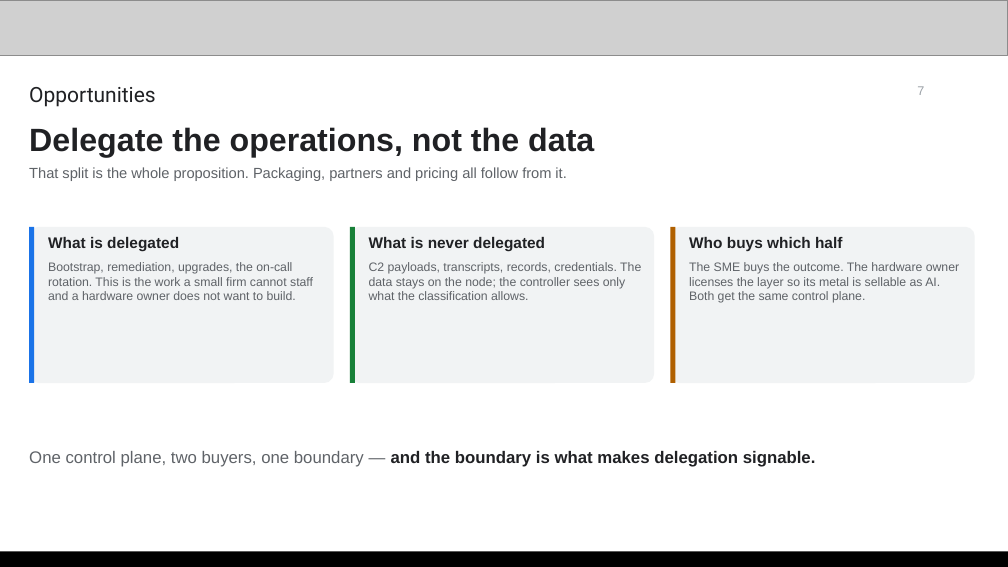
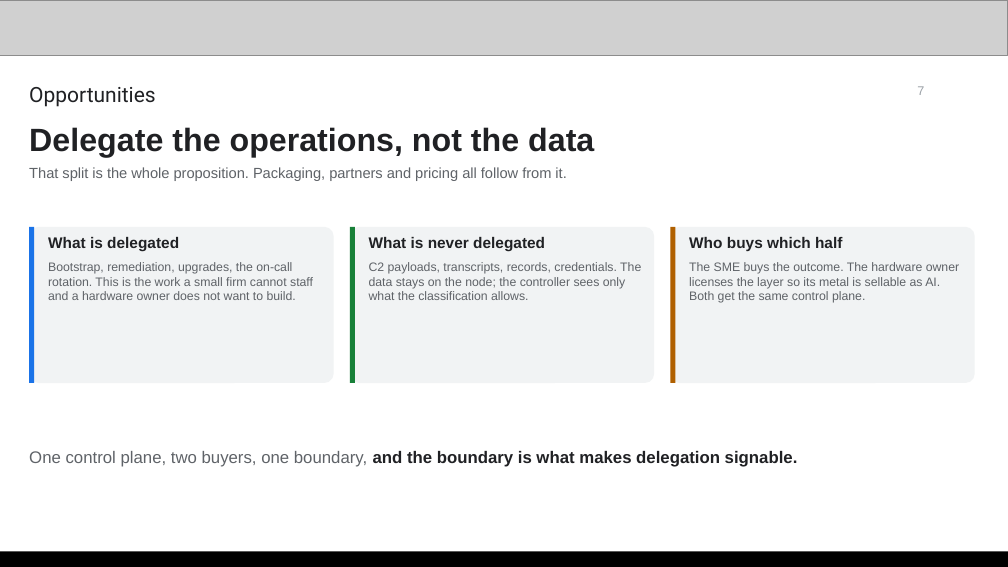
Before and after one commit to yanksyoon/termini, a slide deck: slide 7 of deck/v3/termini-deck-v3.pptx. Drawn at 1008x567 pixels with LibreOffice and Linux fonts; fonts in the diff are those of the drawing; grey boxes stand for pictures. Boxes give left, top, right and bottom in pixels: in the first picture for what was removed or moved away, otherwise in the second. Text is boxed around its words. In the diff, an @@ line names an element or a change of style, - is before the commit and + after.

```diff
--- a/deck/v3/termini-deck-v3.pptx
+++ b/deck/v3/termini-deck-v3.pptx
@@ text at [29, 451, 798, 467]: text changed @@
-One control plane, two buyers, one boundary — and the boundary is what makes delegation signable.
+One control plane, two buyers, one boundary, and the boundary is what makes delegation signable.
```
Also in this commit, not shown: 15 other slides changed, 2 other files.
